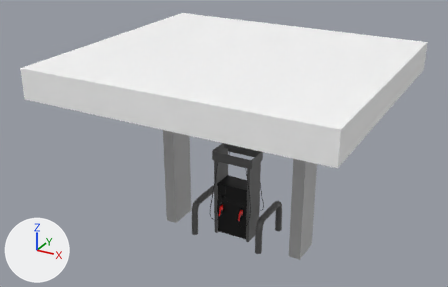
The FBX model Assets/Gas Station1.fbx: old version first, new version second.
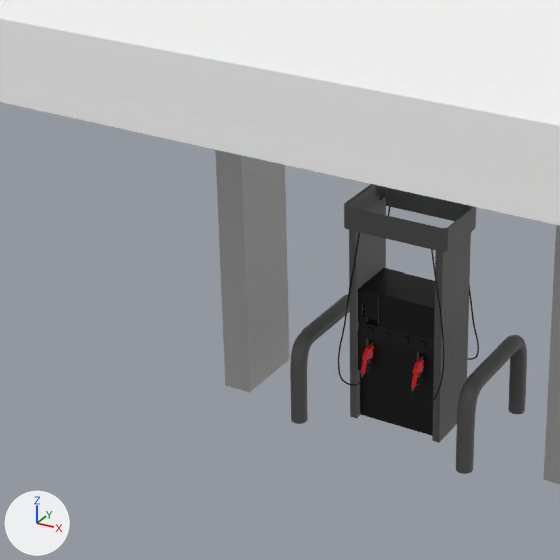
Each version is shown whole from a 50 mm camera at (6.58, -12.66, 8.82) aimed at (-0.32, -0.11, 2.54), then close up on the part from 18% to 66% of the width and 25% to 100% of the height. The axes (+X, +Y, +Z) are drawn at lower left. The lights are the same throughout. Where no turn or scale is listed for an object, it has been applied to the vertices.
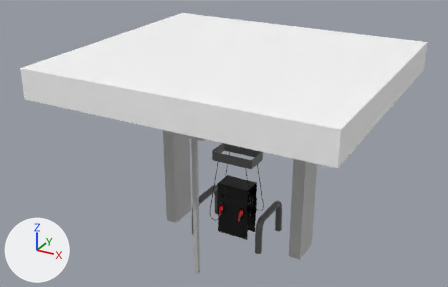
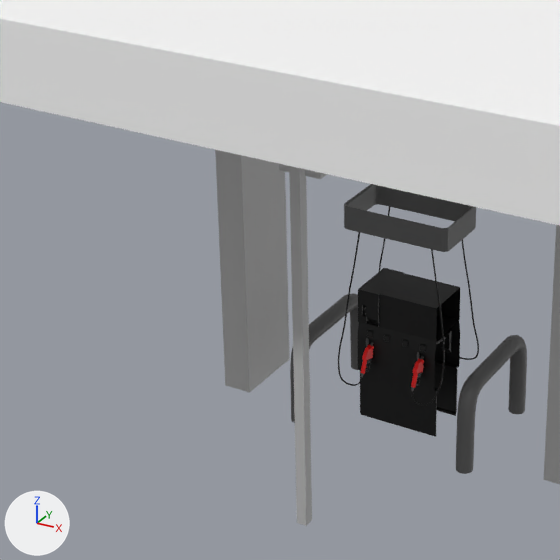
What changed in the scene script:
```text
Add me_mesh_051:
    me_mesh_051.from_pydata([(-0.05, -0.05, -1.52), (0.05, -0.05, -1.52), (-0.05, -0.04, 2.12), (0.05, -0.04, 2.12), (-0.05, 0.06, 2.12), (0.05, 0.06, 2.12), (-0.05, 0.05, -1.52), (0.05, 0.05, -1.52)], [], [(0, 1, 3, 2), (4, 5, 7, 6), (1, 7, 5, 3), (6, 0, 2, 4)])
    me_mesh_051.materials.append(mat_brick)  # grey #bcbcbc
Add me_mesh_050:
    me_mesh_050.from_pydata([(-0.203, -0.203, 0.527), (0.203, -0.203, 0.527), (-0.203, -0.203, 0.73), (0.203, -0.203, 0.73), (-0.203, 0.203, 0.73), (0.203, 0.203, 0.73), (-0.203, 0.203, 0.586), (0.203, 0.203, 0.586), (-0.203, 0.0, 0.527), (-0.203, 0.0, 0.73), (0.203, 0.0, 0.73), (0.203, 0.0, 0.527), (-0.167, 0.168, 0.575), (0.167, 0.168, 0.575), (0.167, 0.0, 0.527), (-0.167, 0.0, 0.527), (0.167, -0.168, 0.527), (-0.167, -0.168, 0.527)], [], [(0, 1, 3, 2), (9, 10, 5, 4), (4, 5, 7, 6), (12, 13, 14, 15), (11, 7, 5, 10), (6, 8, 9, 4), (8, 0, 2, 9), (2, 3, 10, 9), (1, 11, 10, 3), (15, 14, 16, 17), (6, 7, 13, 12), (7, 11, 14, 13), (8, 6, 12, 15), (11, 1, 16, 14), (1, 0, 17, 16), (0, 8, 15, 17)])
    me_mesh_050.materials.append(mat_brick)  # grey #bcbcbc
Change ob_pcube37:
    ob_pcube37.location: (0.0, -0.26, 1.03) -> (0.0, -0.27, 1.0)
Change ob_pcube3:
    add ob_pcube3.hide_viewport = True
Add ob_pcube64:
    ob_pcube64 = bpy.data.objects.new('pCube64', me_mesh_051)
    ob_pcube64.location = (0.0, -2.05, 1.49)
Add ob_pcube65:
    ob_pcube65 = bpy.data.objects.new('pCube65', me_mesh_050)
    ob_pcube65.location = (0.0, -1.8, 2.91)
```

Pixel boxes [x1, y1, x2, y2] of what changed, in the close-ups (560 x 560 px):
'pCube3', hidden
    before: [349, 195, 471, 443]
'pCube64', added
    after: [289, 166, 312, 526]
'pCube37', moved
    before: [367, 327, 427, 349]
    after: [367, 330, 426, 352]
'pCube65', added
    after: [279, 164, 327, 179]
